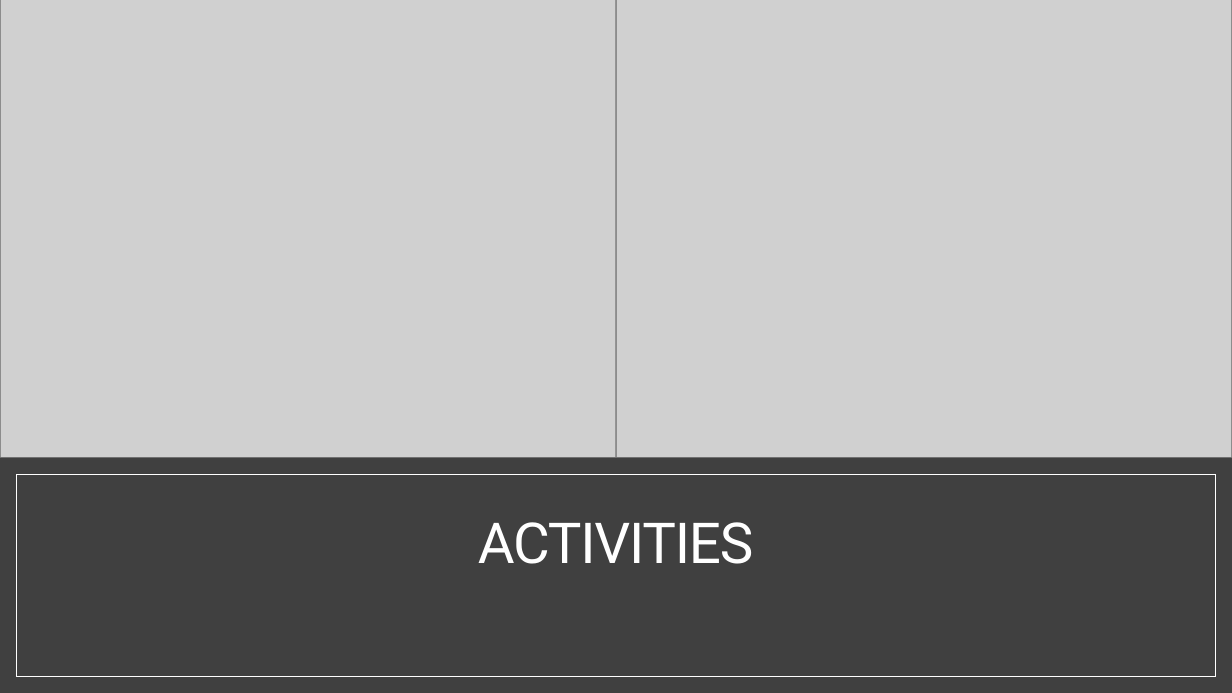
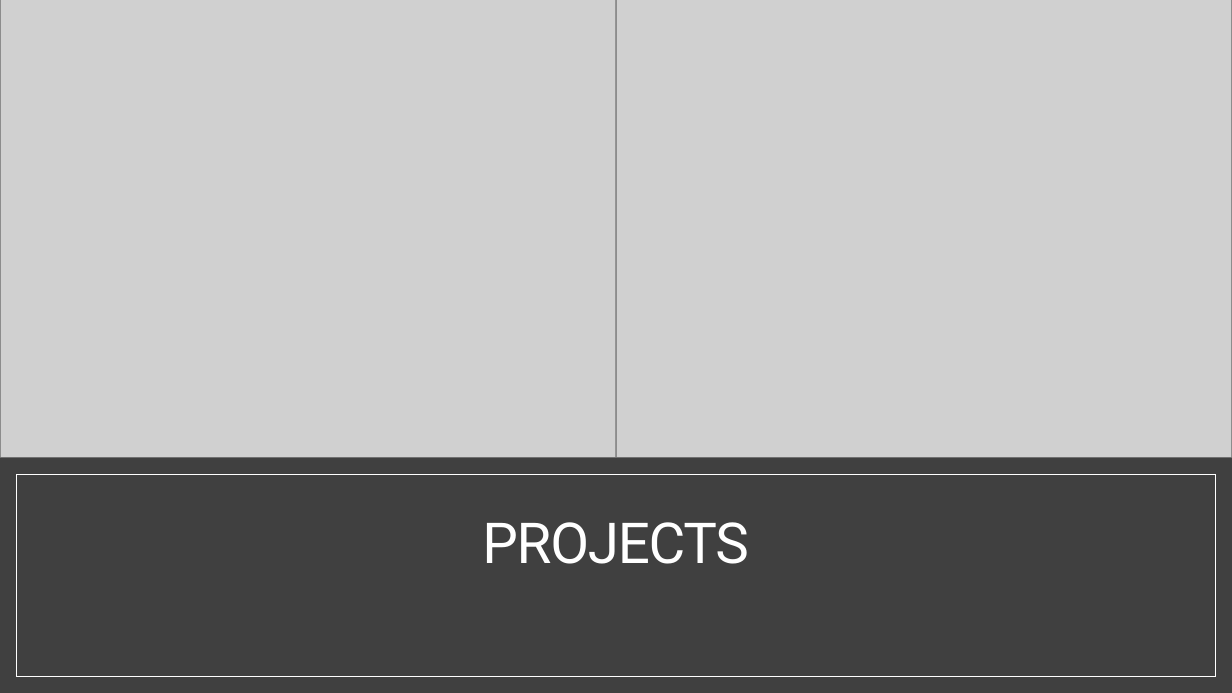
Before and after one commit to N0683858/Code_files, a slide deck: slide 4 of Placement/PLACEMENT.pptx. Drawn at 1232x693 pixels with LibreOffice and Linux fonts; fonts in the diff are those of the drawing; grey boxes stand for pictures. Boxes give left, top, right and bottom in pixels: in the first picture for what was removed or moved away, otherwise in the second. Text is boxed around its words. In the diff, an @@ line names an element or a change of style, - is before the commit and + after.

```diff
--- a/Placement/PLACEMENT.pptx
+++ b/Placement/PLACEMENT.pptx
@@ title at [482,522,748,564]: text changed @@
-ACTIVITIES
+PROJECTS
```
Also in this commit, not shown: 1 other slide changed, 15 other files.
